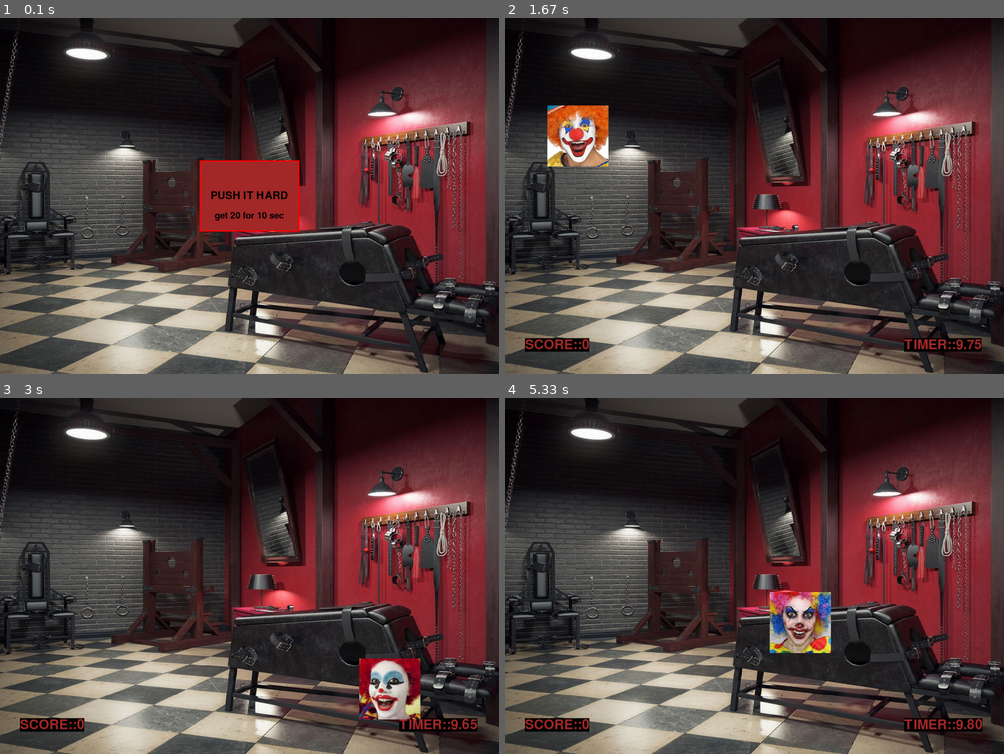
Above: before the commit, frames 1-4 (two rows, left to right).
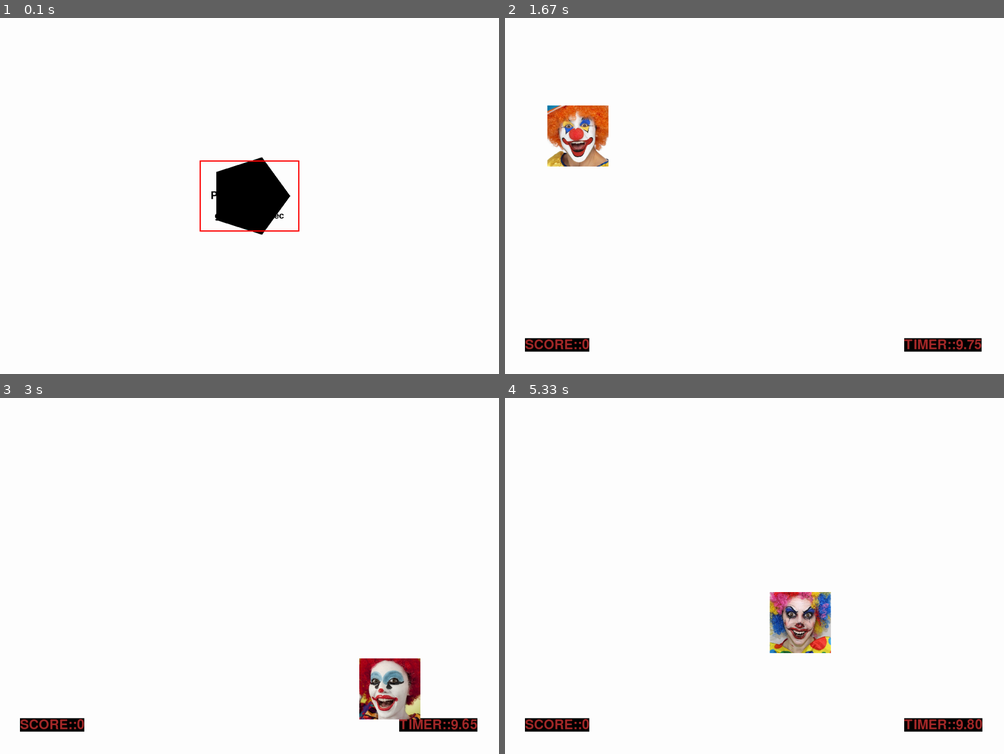
Above: after the commit, the same moments.

Repository: shdwdmn/hello_pygame
Game: pygame game, started from clown.py
The game is run twice, just before and just after one commit, with the same random seed, the same clock (stepped at 60 frames per second) and the same inputs.
Inputs (mouse positions are in pixels of both pictures, inside the frame that each line leads up to):
- Up to frame 1 (0.1 s): no input
- Up to frame 2 (1.67 s): click (754, 196) at 0.4 s; click (754, 220) at 0.73 s; tap Alt at 1 s; click "PUSH IT HARD" at 1.4 s
- Up to frame 3 (3 s): tap Right Alt at 2.17 s; click "PUSH IT HARD" at 2.57 s
- Up to frame 4 (5.33 s): tap Ctrl at 3.33 s; click (774, 561) at 5.07 s

The runs differ from the first frame. In frame 1, 99% of the frame differs, in the area x 0-100%, y 0-100%; in frame 2, 96%; in frame 3, 96%; in frame 4, 96%.

Commit message:
doing stuff

Diff:
--- a/clown.py
+++ b/clown.py
@@ -1,6 +1,7 @@
 import pygame as pg
 from os import environ
 from random import randrange
+from math import sin, cos, pi
 
 # TODO:
 #  - difficulties
@@ -67,6 +68,13 @@
     draw_text(f'TIMER::{_timer:.2f}', position, 48, brown, black, center=False)
 
 
+def draw_background():
+    screen.fill(white)
+    # poly_radius =
+    poly = ((100, 100), (200, 100), (200, 200), (150, 250), (100, 200))
+    # pg.draw.polygon(screen, black, poly)
+
+
 def get_clown():
     random = randrange(100)
     if 0 <= random <= 1:
@@ -101,16 +109,38 @@
     score = 0
 
 
+class Poly:
+    def __init__(self, edges):
+        # self.radius = 0
+        self.edges = edges
+        self.radius = 100
+        self.points = []
+
+    def calc(self):
+        for edge in range(self.edges):
+            angle = 2 * pi * edge / self.edges
+            point = (int(cos(angle) * self.radius + window_w/2),
+                     int(sin(angle) * self.radius + window_h/2))
+            self.points.append(point)
+            print(angle, angle/pi, point)
+
+    def step(self):
+        pass
+
+
 timer = start_timer
 is_start = True
 is_reset = True
 clown_position = (-1, -1)
 clown = clowns[0]
+poly = Poly(5)
+poly.calc()
 
 while True:
     clock.tick(frame_rate)
     big_button_pressed = False
-    screen.blit(background_image, (0, 0))
+    # screen.blit(background_image, (0, 0))
+    draw_background()
 
     if is_reset:
         clown, clown_num = get_clown()
@@ -151,7 +181,8 @@
         draw_text('YOU LOSE...', (window_w/2, window_h/2), 50, brown)
         draw_text(f'SCORE::{score}', (window_w/2, window_h/2 + 50), 38, brown)
     elif is_start:  # START screen
-        pg.draw.rect(screen, brown, big_button)
+        # pg.draw.rect(screen, brown, big_button)
+        pg.draw.polygon(screen, black, poly.points)
         pg.draw.rect(screen, red, big_button, 3)
         draw_text('PUSH IT HARD', (window_w/2, window_h/2), 38)
         draw_text(f'get {win_score} for {timer} sec', (window_w/2, window_h/2 + 50), 32)
